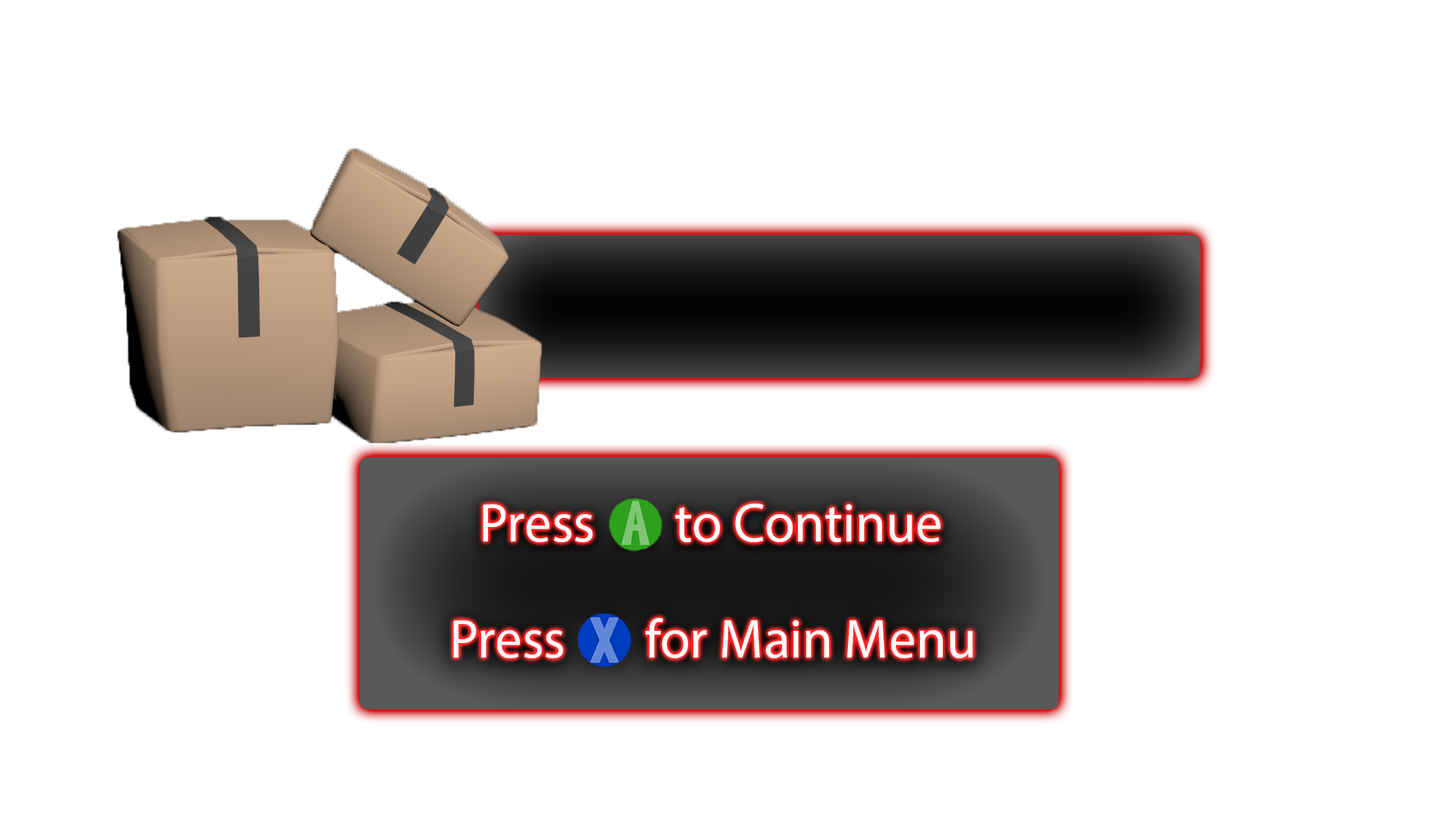
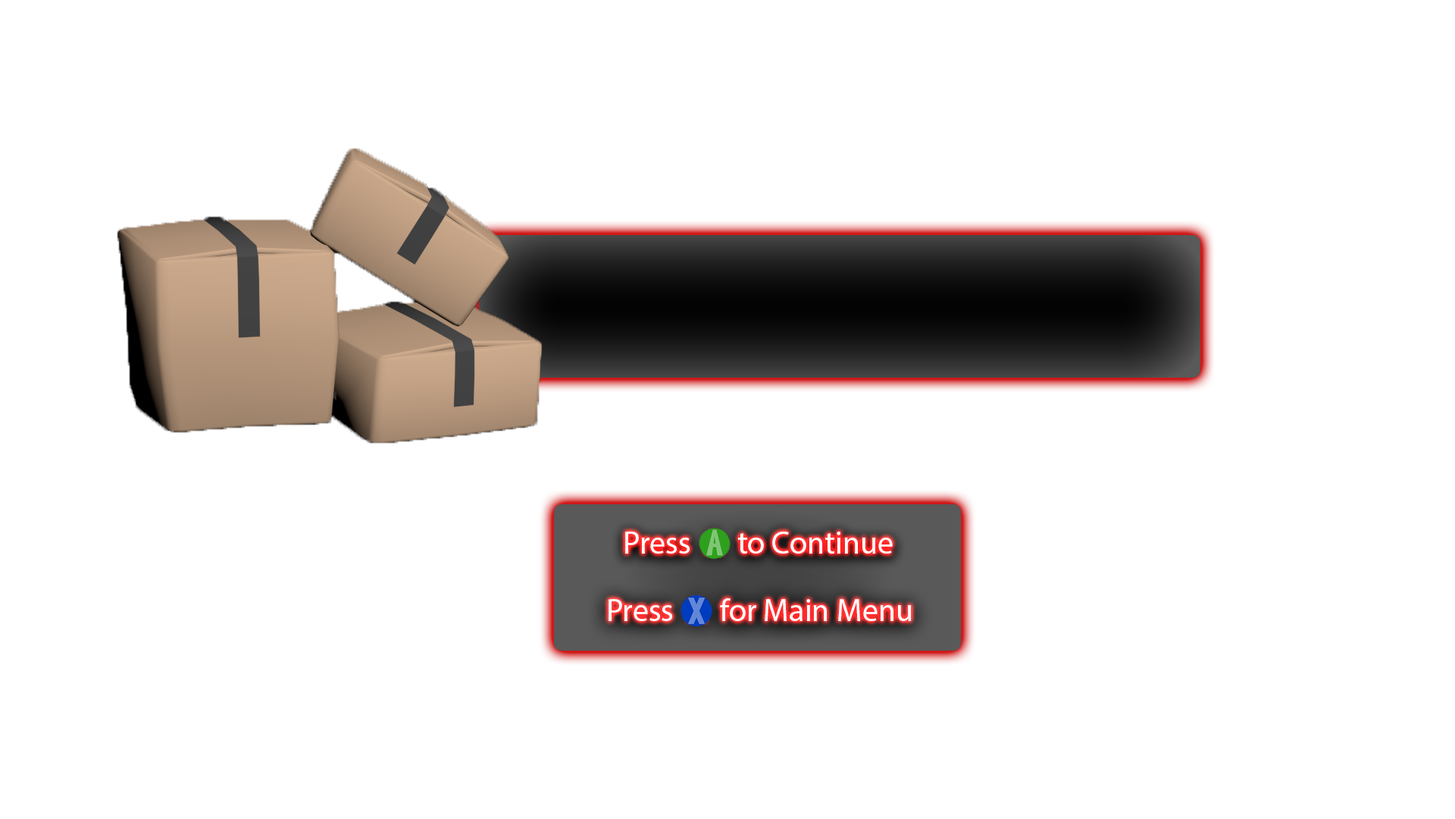
Before/after of a 1455px x 819px layered artwork. What changed in the layer stack:
painted on "Layer 2" over [576, 594, 713, 668]
painted on "Press A for Main Menu" over [453, 598, 974, 658]
painted on "Layer 1" over [608, 497, 731, 560]
painted on "Press A to Continue" over [482, 503, 941, 554]
painted on "Rounded Rectangle 1" over [360, 457, 1059, 709]
